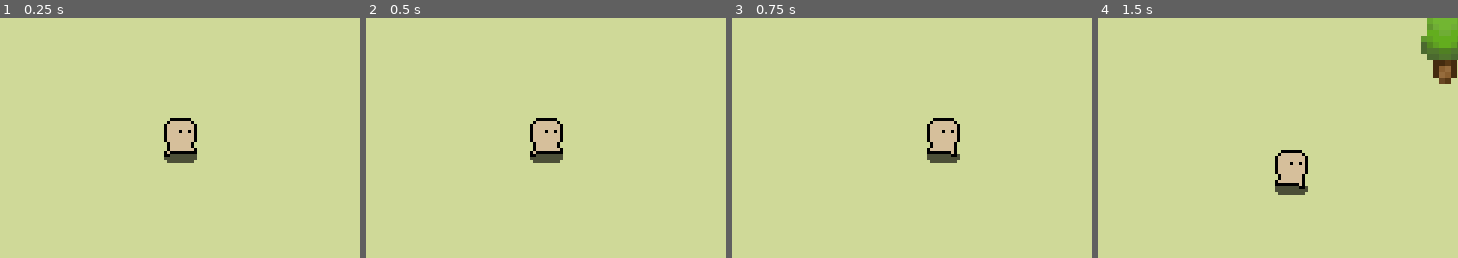
Above: before the commit, frames 1-4 (left to right).
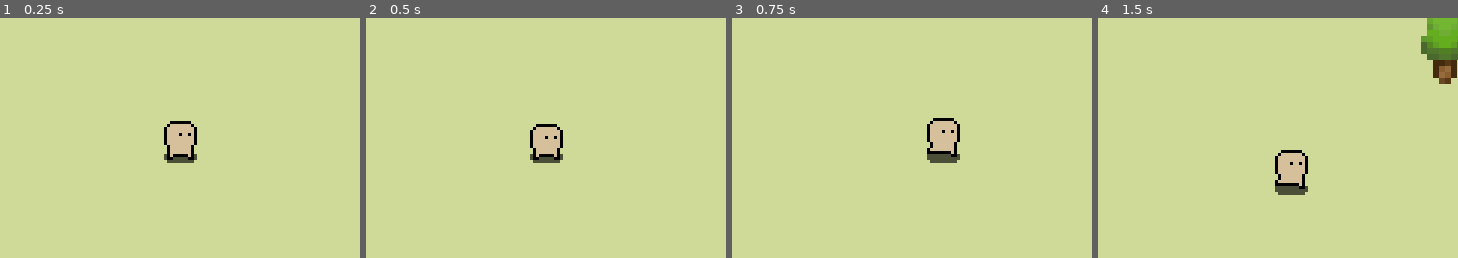
Above: after the commit, the same moments.

Repository: j0-ji/black-stairs
Game: Godot game, scene res://scenes/staging/staging_scene_player.tscn
The game is run twice, just before and just after one commit, with the same random seed, the same clock (stepped at 60 frames per second) and the same inputs.
Inputs:
- Up to frame 1 (0.25 s): no input
- Up to frame 2 (0.5 s): no input
- Up to frame 3 (0.75 s): tap Enter (ui_accept) at 0.5 s; hold D (walk_right) from 0.53 s (still down); tap R at 0.6 s
- Up to frame 4 (1.5 s): tap Enter (ui_accept) at 0.77 s; release D (walk_right) at 1.28 s; hold Down (ui_down) from 1.28 s (still down); tap R at 1.35 s
The pictures show only the part of the screen within x 25-75%, y 24-74%; the shares and areas given below are measured in that part.

The runs differ from the first frame. In frame 1, 0.6% of the frame differs, in the area x 45-55%, y 41-60%; in frame 2, 0.7%; in frame 3, nothing differs; in frame 4, nothing differs.

Commit message:
post build animation - idle
beforehand the player character was completely still until the user pressed a movement-key to set the movement-vector

Diff:
--- a/scenes/characters/player/idle_state.gd
+++ b/scenes/characters/player/idle_state.gd
@@ -15,8 +15,8 @@
 		animated_sprite_2d.play('idle_left')
 	elif player.anim_direction == Vector2.RIGHT:
 		animated_sprite_2d.play('idle_right')
-	# else:
-		# animated_sprite_2d.play('idle_front')
+	else:
+		animated_sprite_2d.play('idle_right')
 
 func _on_next_transitions() -> void:
 	GameInputEvents.movement_input()
--- a/scenes/characters/player/player.tscn
+++ b/scenes/characters/player/player.tscn
@@ -108,7 +108,8 @@
 
 [node name="AnimatedSprite2D" type="AnimatedSprite2D" parent="."]
 sprite_frames = SubResource("SpriteFrames_hv5x3")
-animation = &"walk_right"
+animation = &"idle_left"
+frame_progress = 0.1237764
 
 [node name="CollisionShape2D" type="CollisionShape2D" parent="."]
 position = Vector2(0, 3)
--- a/scripts/state machine/node_state_machine.gd
+++ b/scripts/state machine/node_state_machine.gd
@@ -7,7 +7,7 @@
 var current_node_state: NodeState
 var current_node_state_name: String
 
-# A child is the child-element int the scene.
+# A child is the child-element in the scene.
 # This script is atatched to a StateMachine Node.
 # The StateMachine Node has child nodes of type NodeState.
 # The child nodes are gathered on initialization and saved in
